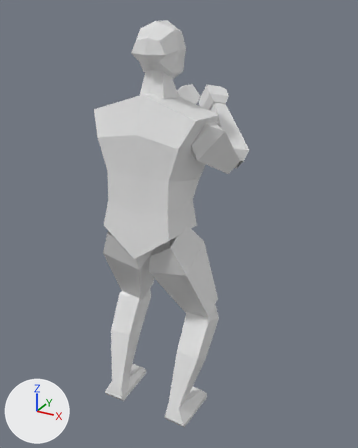
The glTF model RemedyForViolenceGameHumanMODEL1.glb: old version first, new version second.
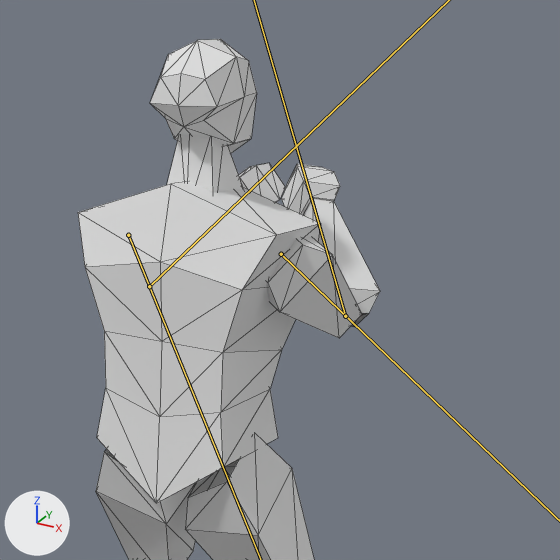
Each version is shown whole from a 50 mm camera at (1.141, -1.797, 1.979) aimed at (0.001, 0.276, 0.943), then close up on the part from 15% to 96% of the width and 0% to 64% of the height. The lights are fixed; the arrows at lower left show +X, +Y and +Z. The older version's two pictures come first. Both versions are drawn at frame 12 of the action 'Clinch_Idle_loop'; the numbers are the values there. The bones that change are drawn over the model as lines in the close-ups. The close-ups show mesh edges as thin lines.
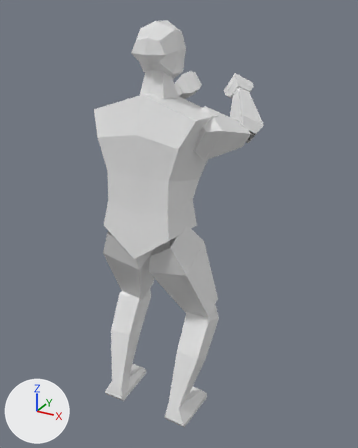
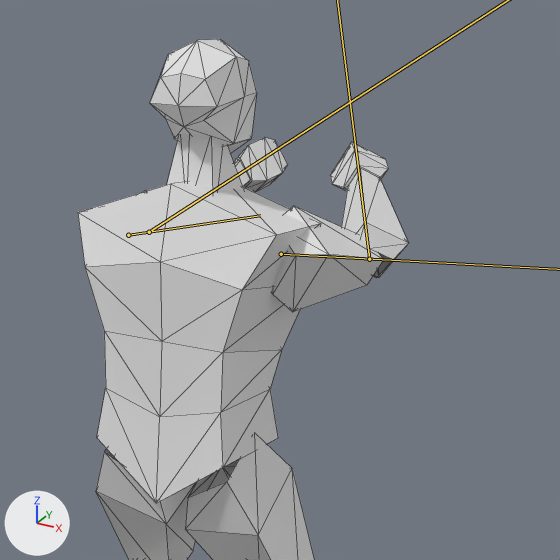
Changed parts and their boxes [x1, y1, x2, y2] in the close-ups (560 x 560 px):
'Cube', posed
    before: [78, 39, 380, 560]
    after: [78, 39, 408, 560]

What the commit changed:
Bone 'upperarm.l' (bone_upperarm_l) turns from (57, -33, -45) to (94, -26, -61) degrees about its own x, y and z.
Bone 'lowerarm.l' (bone_lowerarm_l) turns from (141, 46, 55) to (50, 84, -5) degrees about its own x, y and z.
Bone 'upperarm.r' (bone_upperarm_r) turns from (57, 33, 45) to (94, 26, 61) degrees about its own x, y and z.
Bone 'lowerarm.r' (bone_lowerarm_r) turns from (141, -46, -55) to (50, -84, 5) degrees about its own x, y and z.
